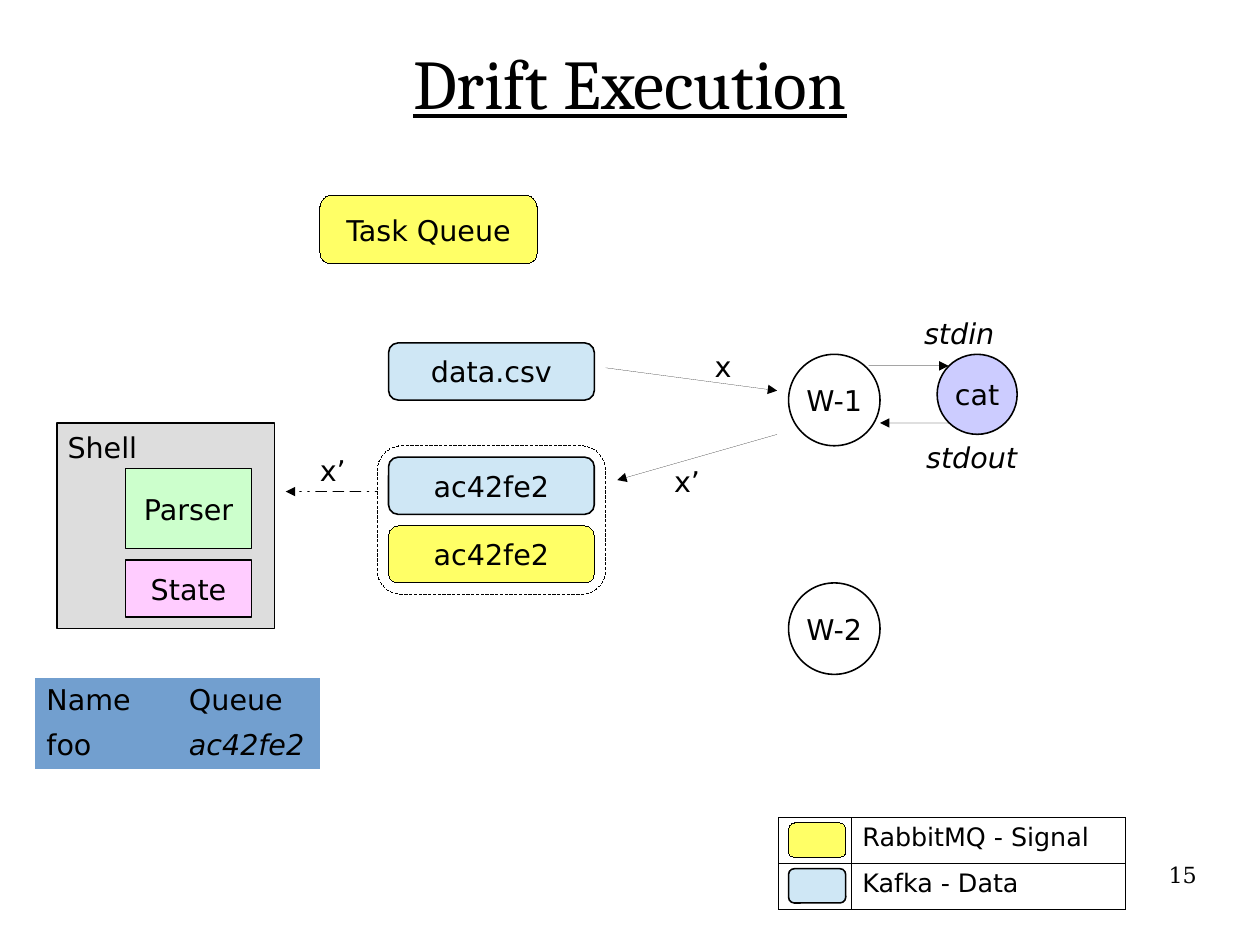
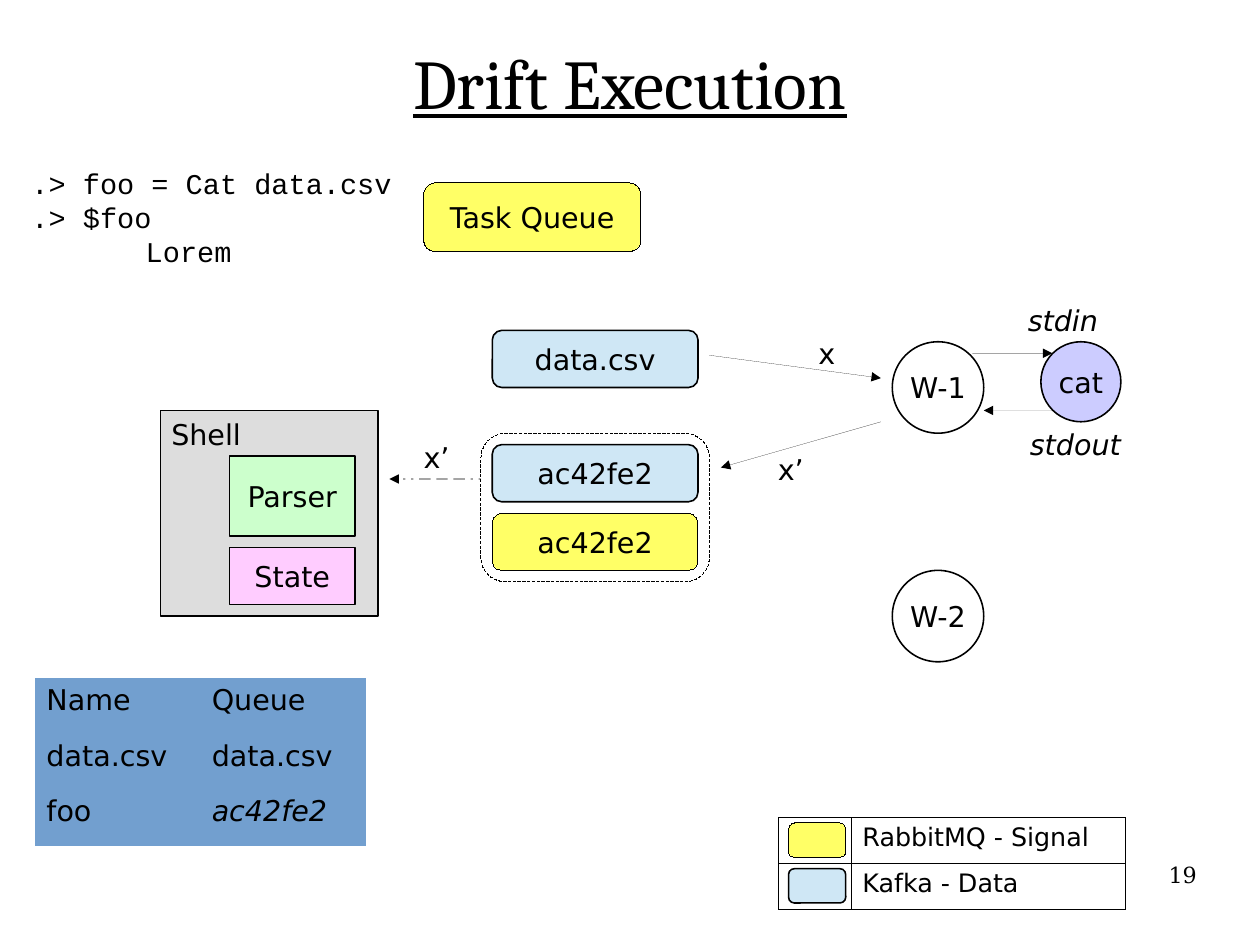
Before and after one commit to flange/drift-dev, a slide deck: slide 19 of presentation/hottopix/ht2.odp (slide 15 before the commit). Drawn at 1260x945 pixels with LibreOffice and Linux fonts; fonts in the diff are those of the drawing. Boxes give left, top, right and bottom in pixels: in the first picture for what was removed or moved away, otherwise in the second. Text is boxed around its words. In the diff, an @@ line names an element or a change of style, - is before the commit and + after.

```diff
--- a/presentation/hottopix/ht2.odp
+++ b/presentation/hottopix/ht2.odp
@@ text added at (83,173,391,263), 18 pt, text #000000 @@
+.> foo = Cat data.csv
+.> $foo
+Lorem
@@ text "stdin": place and size @@
-text "stdin" at (924,322,994,345)
+text "stdin" at (1028,309,1098,332)
@@ 4 rounded rectangles, 3 arrows, 2 rectangles, 2 texts: place and size @@
-4 rounded rectangles, 3 arrows, 2 rectangles, 2 texts at (57,196,949,629)
+4 rounded rectangles, 3 arrows, 2 rectangles, 2 texts at (161,183,1053,616)
@@ 3 texts, 3 ellipses, 2 arrows, 1 rectangle, 1 rounded rectangle: place and size @@
-3 texts, 3 ellipses, 2 arrows, 1 rectangle, 1 rounded rectangle at (68,354,1018,675)
+3 texts, 3 ellipses, 2 arrows, 1 rectangle, 1 rounded rectangle at (171,342,1122,662)
@@ table at (35,678,367,846) @@
+row 2: data.csv | data.csv
@@ table: place and size @@
-table at (35,678,321,768)
+table at (35,678,367,846)
@@ page number at (1169,866,1197,884): text changed @@
-15
+19
```
Also in this commit, not shown: 26 other slides changed, 6 slides added, 1 other file.
